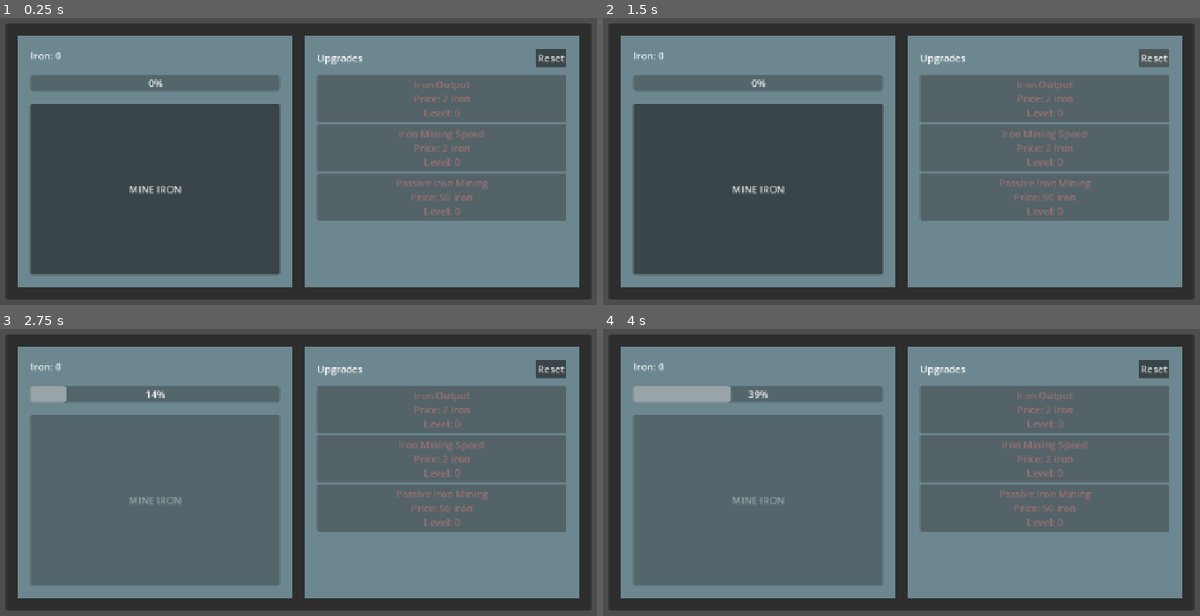
Above: before the commit, frames 1-4 (two rows, left to right).
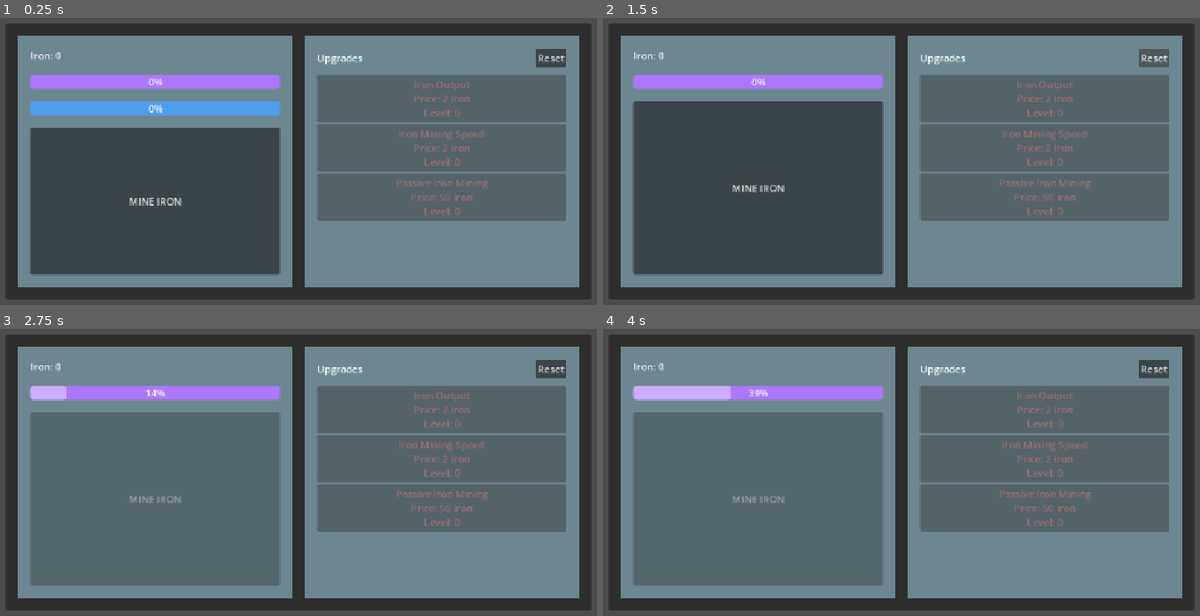
Above: after the commit, the same moments.

Repository: kmelkon/mine-incremental-tutorial-extended
Game: Godot game, scene res://main.tscn
Two runs of this game, one before a commit and one after it. Both use one fixed random seed, a clock stepped at 60 frames per second and the inputs below.
Inputs:
- Up to frame 1 (0.25 s): no input
- Up to frame 2 (1.5 s): click "MINE IRON" at 0.5 s; click "Reset" at 1.25 s
- Up to frame 3 (2.75 s): click "MINE IRON" at 2 s
- Up to frame 4 (4 s): no input

The runs differ from the first frame. In frame 1, 6.5% of the frame differs, in the area x 4-48%, y 19-66%; in frame 2, 2.8%; in frame 3, 2.8%; in frame 4, 2.8%.

Commit message:
we have sounds!

Diff:
--- /dev/null
+++ b/default_bus_layout.tres
@@ -0,0 +1,4 @@
+[gd_resource type="AudioBusLayout" format=3 uid="uid://b8wr0hwoqop4v"]
+
+[resource]
+bus/0/volume_db = -0.32825565
--- a/main.gd
+++ b/main.gd
@@ -14,6 +14,8 @@
 @onready var offline_progress_dialog: AcceptDialog = %OfflineProgressDialog
 @onready var offline_progress_label: Label = %OfflineProgressLabel
 @onready var floating_effects_overlay: Control = %FloatingEffectsOverlay
+@onready var audio_stream_player_2d: AudioStreamPlayer2D = %AudioStreamPlayer2D
+@onready var upgrade_button_stream_player: AudioStreamPlayer2D = %UpgradeButtonStreamPlayer
 
 var game_data: GameData = GameData.new()
 var upgrade_data: UpgradeData = UpgradeData.new()
@@ -52,6 +54,7 @@
 
 func _on_button_pressed() -> void:
 	mine_iron_button.disabled = true
+	audio_stream_player_2d.play()
 	progress_bar.value = 0
 	var mine_speed_time = upgrade_data.get_mine_time()
 
@@ -67,6 +70,7 @@
 func _on_mine_coal_button_pressed() -> void:
 	mine_coal_button.disabled = true
 	coal_progress_bar.value = 0
+	audio_stream_player_2d.play()
 
 	var mine_coal_speed_time = upgrade_data.get_mine_coal_time()
 
@@ -116,6 +120,7 @@
 	_refresh_coal_unlock_visibility()
 
 func _on_upgrade_button_control_upgrade_requested(upgrade_id: StringName) -> void:
+	upgrade_button_stream_player.play()
 	var cost = upgrade_data.get_upgrade_cost(upgrade_id)
 	print(upgrade_id)
 
@@ -157,6 +162,7 @@
 	floating_iron_amount_tween.parallel().tween_property(floating_label, "modulate:a", 0.0, 0.3)
 
 	floating_iron_amount_tween.connect("finished", Callable(floating_label, "queue_free"))
+
 	_refresh_coal_unlock_visibility()
 
 func _on_mine_coal_tween_complete() -> void:
--- a/main.tscn
+++ b/main.tscn
@@ -31,9 +31,25 @@
 [ext_resource type="Texture2D" uid="uid://ci2idf7qtdm6m" path="res://Mine2/MineAnim29.png" id="27_4w656"]
 [ext_resource type="Texture2D" uid="uid://bafuk50w4y3ww" path="res://Mine2/MineAnim30.png" id="28_e71vb"]
 [ext_resource type="Texture2D" uid="uid://dgg1la5f70l36" path="res://Mine2/MineAnim31.png" id="29_rnkwl"]
+[ext_resource type="AudioStream" uid="uid://bnd2miqbomwd2" path="res://audio/click1.ogg" id="32_htxhm"]
+[ext_resource type="AudioStream" uid="uid://4ldajcmrkubg" path="res://audio/click2.ogg" id="33_jq2sk"]
 
 [sub_resource type="StyleBoxFlat" id="StyleBoxFlat_a512i"]
 bg_color = Color(0.4233313, 0.53099215, 0.5612098, 1)
+
+[sub_resource type="StyleBoxFlat" id="StyleBoxFlat_htxhm"]
+bg_color = Color(0.6738648, 0.4674347, 0.99603564, 1)
+corner_radius_top_left = 5
+corner_radius_top_right = 5
+corner_radius_bottom_right = 5
+corner_radius_bottom_left = 5
+
+[sub_resource type="StyleBoxFlat" id="StyleBoxFlat_jq2sk"]
+bg_color = Color(0.30124733, 0.6201534, 0.9200274, 1)
+corner_radius_top_left = 4
+corner_radius_top_right = 4
+corner_radius_bottom_right = 4
+corner_radius_bottom_left = 4
 
 [sub_resource type="Animation" id="Animation_vke2r"]
 length = 0.001
@@ -143,11 +159,12 @@
 [node name="ProgressBar" type="ProgressBar" parent="MarginContainer/PanelContainer/MarginContainer/HBoxContainer/MineSpace/MarginContainer/VBoxContainer" unique_id=111829721]
 unique_name_in_owner = true
 layout_mode = 2
+theme_override_styles/background = SubResource("StyleBoxFlat_htxhm")
 
 [node name="CoalProgressBar" type="ProgressBar" parent="MarginContainer/PanelContainer/MarginContainer/HBoxContainer/MineSpace/MarginContainer/VBoxContainer" unique_id=560823871]
 unique_name_in_owner = true
-visible = false
-layout_mode = 2
+layout_mode = 2
+theme_override_styles/background = SubResource("StyleBoxFlat_jq2sk")
 
 [node name="TextureRect" type="TextureRect" parent="MarginContainer/PanelContainer/MarginContainer/HBoxContainer/MineSpace/MarginContainer/VBoxContainer" unique_id=1813464769]
 visible = false
@@ -283,6 +300,14 @@
 anchors_preset = 0
 offset_right = 40.0
 offset_bottom = 40.0
+
+[node name="AudioStreamPlayer2D" type="AudioStreamPlayer2D" parent="." unique_id=960863209]
+unique_name_in_owner = true
+stream = ExtResource("32_htxhm")
+
+[node name="UpgradeButtonStreamPlayer" type="AudioStreamPlayer2D" parent="." unique_id=357836703]
+unique_name_in_owner = true
+stream = ExtResource("33_jq2sk")
 
 [connection signal="pressed" from="MarginContainer/PanelContainer/MarginContainer/HBoxContainer/MineSpace/MarginContainer/VBoxContainer/MineButton" to="." method="_on_button_pressed"]
 [connection signal="pressed" from="MarginContainer/PanelContainer/MarginContainer/HBoxContainer/MineSpace/MarginContainer/VBoxContainer/MineCoalButton" to="." method="_on_mine_coal_button_pressed"]
Not shown, added: audio/click1.ogg.import
Not shown, added: audio/click2.ogg.import
Not shown, added: audio/click1.ogg
Not shown, added: audio/click2.ogg
